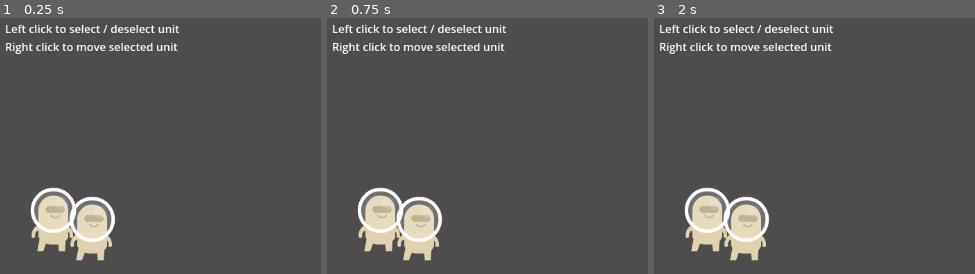
Above: before the commit, frames 1-3 (left to right).
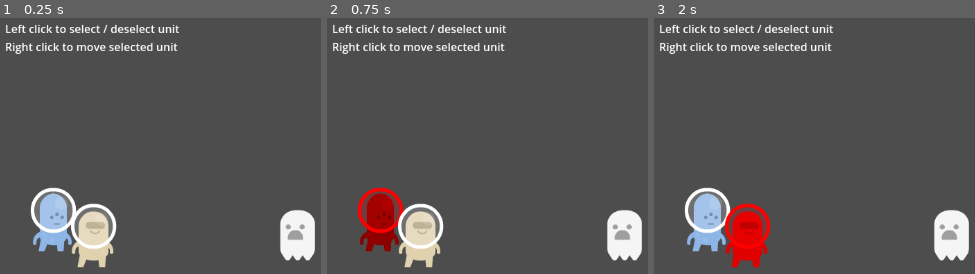
Above: after the commit, the same moments.

Repository: zhang-edward/roguelheart
Game: Godot game, scene res://scenes/Main.tscn
Same seed, same stepped clock (60 frames per second), same inputs: the game is played once before the commit and once after it.
Inputs (mouse positions are in pixels of both pictures, inside the frame that each line leads up to):
- Up to frame 1 (0.25 s): no input
- Up to frame 2 (0.75 s): tap Enter at 0.5 s; move the mouse to (381, 220) at 0.52 s; click (381, 220) at 0.67 s
- Up to frame 3 (2 s): tap Enter at 1.25 s; move the mouse to (747, 227) at 1.27 s; click (747, 227) at 1.42 s

The runs differ from the first frame. In frame 1, 6.1% of the frame differs, in the area x 9-99%, y 68-98%; in frame 2, 6.9%; in frame 3, 7.0%.
Error before the commit: Parse Error: Class "PlayerPartyManager" hides a global script class. (res://scenes/Main.tscn::GDScript_7cefd:1)

Commit message:
Better player click interaction

Diff:
--- /dev/null
+++ b/prefab/Player.tscn
@@ -0,0 +1,20 @@
+[gd_scene load_steps=4 format=3 uid="uid://uqjyppi50npj"]
+
+[ext_resource type="Script" path="res://scripts/Player.gd" id="1_73ntl"]
+[ext_resource type="Texture2D" uid="uid://chprwaf3to7mh" path="res://sprites/alienBeige_stand.png" id="2_um71p"]
+
+[sub_resource type="CircleShape2D" id="CircleShape2D_ywr4e"]
+radius = 40.0
+
+[node name="Player2" type="Node2D"]
+position = Vector2(-56, -13)
+script = ExtResource("1_73ntl")
+
+[node name="PlayerSprite" type="Sprite2D" parent="."]
+texture = ExtResource("2_um71p")
+
+[node name="MousePickableArea" type="Area2D" parent="."]
+monitorable = false
+
+[node name="CollisionShape2D" type="CollisionShape2D" parent="MousePickableArea"]
+shape = SubResource("CircleShape2D_ywr4e")
--- a/scenes/Main.tscn
+++ b/scenes/Main.tscn
@@ -1,84 +1,11 @@
 [gd_scene load_steps=5 format=3 uid="uid://bjbt5umbspxho"]
 
-[ext_resource type="Script" path="res://scripts/Player.gd" id="1_cf1s8"]
-[ext_resource type="Texture2D" uid="uid://chprwaf3to7mh" path="res://sprites/alienBeige_stand.png" id="2_6ugl5"]
-
-[sub_resource type="GDScript" id="GDScript_7cefd"]
-script/source = "class_name PlayerPartyManager
-extends Node2D
-
-\"\"\"
-The PlayerPartManager class manages the player party. It keeps track of all the players in the party
-and the currently selected player, and manages giving orders
-\"\"\"
-
-var selected_player: Player = null
-var players: Array = []
-
-# Called when the node enters the scene tree for the first time.
-func _ready():
-	pass # Replace with function body.
-
-func add_player(player: Player):
-	players.append(player)
-	player.player_selected.connect(on_player_selected)
-
-# Called every frame. 'delta' is the elapsed time since the previous frame.
-func _process(_delta):
-	for player in players:
-		if player != selected_player:
-			player.modulate = Color(1, 1, 1, 1)
-		else:
-			player.modulate = Color(1, 0, 0, 1)
-
-func on_player_selected(player: Player):
-	if (selected_player == player):
-		selected_player = null
-	else:
-		selected_player = player
-		print(\"Player selected: \", player.name)
-
-func _unhandled_input(event):
-	if event is InputEventMouseButton:
-		if event.button_index == MOUSE_BUTTON_RIGHT and event.pressed:
-			if selected_player != null:
-				selected_player.set_move_target(get_global_mouse_position())
-"
-
-[sub_resource type="CircleShape2D" id="CircleShape2D_ywr4e"]
-radius = 40.0
+[ext_resource type="Script" path="res://scripts/PlayerPartyManager.gd" id="1_m5kpx"]
+[ext_resource type="PackedScene" uid="uid://uqjyppi50npj" path="res://prefab/Player.tscn" id="1_uys3c"]
+[ext_resource type="Texture2D" uid="uid://bd5i10cmpwubf" path="res://sprites/alienBlue_stand.png" id="2_kygx2"]
+[ext_resource type="Texture2D" uid="uid://de15fo6beh8fq" path="res://sprites/ghost.png" id="4_o3pmr"]
 
 [node name="Main" type="Node2D"]
-
-[node name="PlayerPartyManager" type="Node2D" parent="."]
-script = SubResource("GDScript_7cefd")
-
-[node name="Camera2D" type="Camera2D" parent="."]
-
-[node name="Player2" type="Node2D" parent="."]
-position = Vector2(-56, -13)
-script = ExtResource("1_cf1s8")
-
-[node name="PlayerSprite" type="Sprite2D" parent="Player2"]
-texture = ExtResource("2_6ugl5")
-
-[node name="MousePickableArea" type="Area2D" parent="Player2"]
-monitorable = false
-
-[node name="CollisionShape2D" type="CollisionShape2D" parent="Player2/MousePickableArea"]
-shape = SubResource("CircleShape2D_ywr4e")
-
-[node name="Player" type="Node2D" parent="."]
-script = ExtResource("1_cf1s8")
-
-[node name="PlayerSprite" type="Sprite2D" parent="Player"]
-texture = ExtResource("2_6ugl5")
-
-[node name="MousePickableArea" type="Area2D" parent="Player"]
-monitorable = false
-
-[node name="CollisionShape2D" type="CollisionShape2D" parent="Player/MousePickableArea"]
-shape = SubResource("CircleShape2D_ywr4e")
 
 [node name="GUICanvasLayer" type="CanvasLayer" parent="."]
 
@@ -104,3 +31,24 @@
 size_flags_vertical = 0
 text = "Left click to select / deselect unit
 Right click to move selected unit"
+
+[node name="PlayerPartyManager" type="Node2D" parent="."]
+script = ExtResource("1_m5kpx")
+
+[node name="Camera2D" type="Camera2D" parent="."]
+
+[node name="Player2" parent="." instance=ExtResource("1_uys3c")]
+
+[node name="PlayerSprite" parent="Player2" index="0"]
+texture = ExtResource("2_kygx2")
+
+[node name="Player" parent="." instance=ExtResource("1_uys3c")]
+position = Vector2(2, 10)
+
+[node name="Enemy" type="Node2D" parent="."]
+position = Vector2(296, 10)
+
+[node name="Sprite2D" type="Sprite2D" parent="Enemy"]
+texture = ExtResource("4_o3pmr")
+
+[editable path="Player2"]
--- a/scripts/Player.gd
+++ b/scripts/Player.gd
@@ -5,19 +5,17 @@
 The Player class represents a player-controlled unit in the game.
 """
 
-signal player_selected(player)
-
 @export var speed: float = 100
 
+var area: Area2D
+
 var _move_target = null
-var _area: Area2D
 var _sprite: Sprite2D
 
 # Called when the node enters the scene tree for the first time.
 func _ready():
 	_sprite = get_node("PlayerSprite") as Sprite2D
-	_area = get_node("MousePickableArea") as Area2D
-	_area.connect("input_event", handle_area_input_event)
+	area = get_node("MousePickableArea") as Area2D
 	var player_party_manager: PlayerPartyManager = get_node("/root/Main/PlayerPartyManager") as PlayerPartyManager
 	player_party_manager.add_player(self)
 	pass
@@ -32,8 +30,3 @@
 
 func set_move_target(target):
 	_move_target = target
-
-func handle_area_input_event(_viewport, event, _shape_idx):
-	if event is InputEventMouseButton:
-		if event.button_index == MOUSE_BUTTON_LEFT and event.pressed:
-			player_selected.emit(self)
--- a/scripts/PlayerPartyManager.gd
+++ b/scripts/PlayerPartyManager.gd
@@ -15,7 +15,6 @@
 
 func add_player(player: Player):
 	players.append(player)
-	player.player_selected.connect(on_player_selected)
 
 # Called every frame. 'delta' is the elapsed time since the previous frame.
 func _process(_delta):
@@ -25,15 +24,20 @@
 		else:
 			player.modulate = Color(1, 0, 0, 1)
 
-func on_player_selected(player: Player):
-	if (selected_player == player):
-		selected_player = null
-	else:
-		selected_player = player
-		print("Player selected: ", player.name)
-
 func _unhandled_input(event):
 	if event is InputEventMouseButton:
+		if event.button_index == MOUSE_BUTTON_LEFT and event.pressed:
+			# Physics point query to see if we clicked on a player
+			var space_state = get_world_2d().direct_space_state
+			var query = PhysicsPointQueryParameters2D.new()
+			query.collide_with_areas = true
+			query.collide_with_bodies = false
+			query.position = get_global_mouse_position()
+			var result = space_state.intersect_point(query)
+			if result.size() > 0 and result[0]['collider'].get_parent() is Player:
+				selected_player = result[0]['collider'].get_parent()
+			else:
+				selected_player = null
 		if event.button_index == MOUSE_BUTTON_RIGHT and event.pressed:
 			if selected_player != null:
 				selected_player.set_move_target(get_global_mouse_position())
